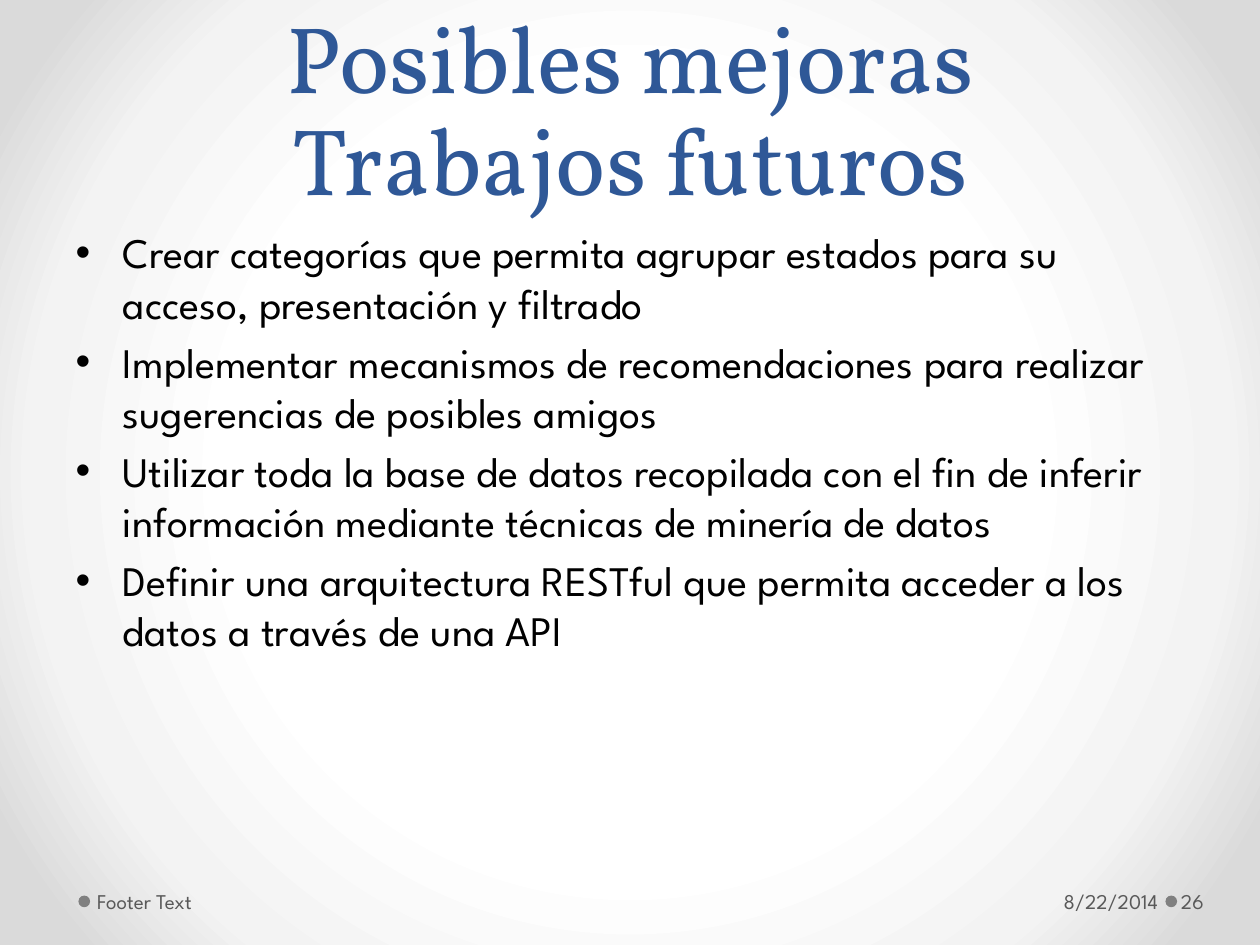
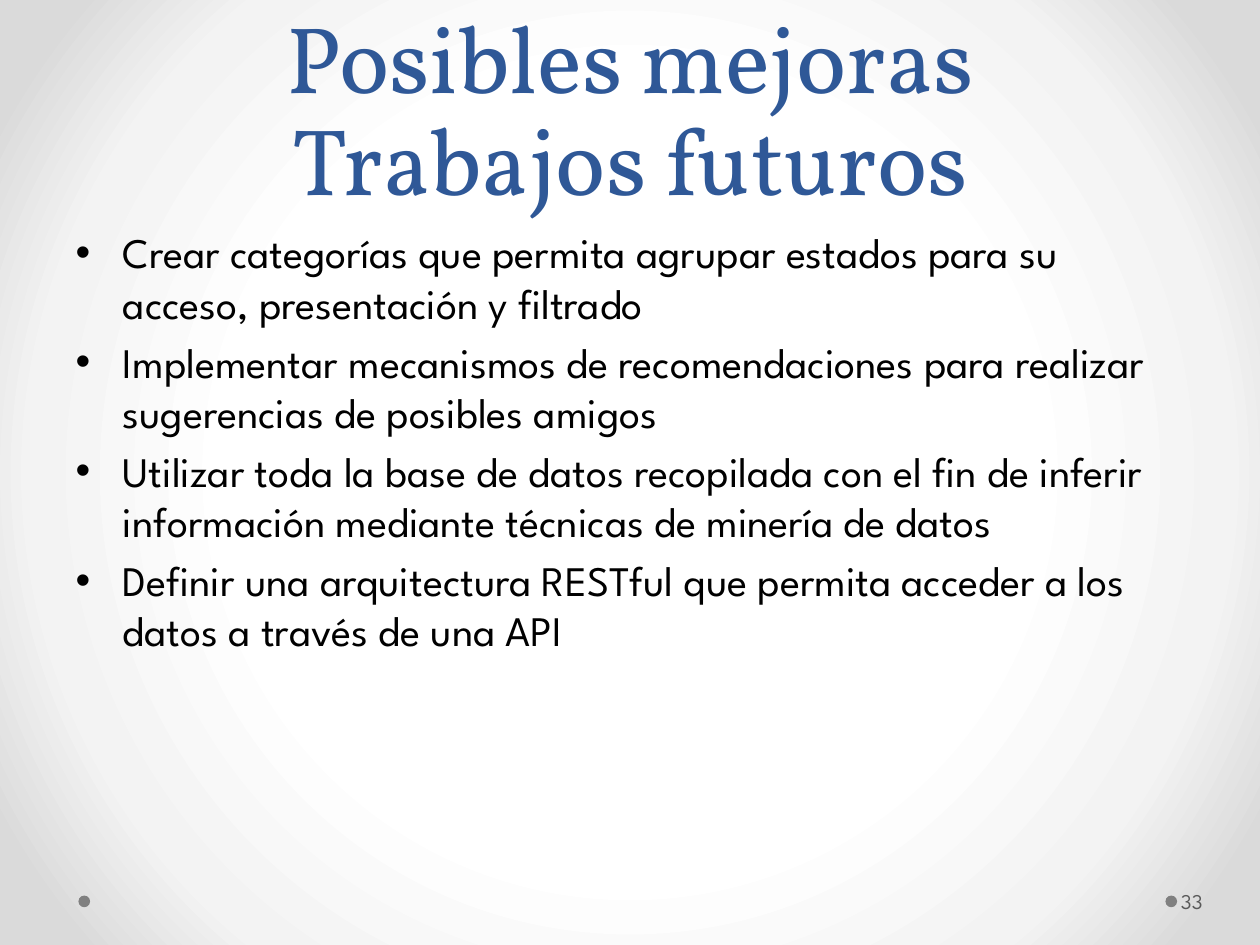
Before and after one commit to ygd182/placeon, a slide deck: slide 33 of Informes/PlaceOn.pptx (slide 26 before the commit). Drawn at 1260x945 pixels with LibreOffice and Linux fonts; fonts in the diff are those of the drawing. Boxes give left, top, right and bottom in pixels: in the first picture for what was removed or moved away, otherwise in the second. Text is boxed around its words. In the diff, an @@ line names an element or a change of style, - is before the commit and + after.

```diff
--- a/Informes/PlaceOn.pptx
+++ b/Informes/PlaceOn.pptx
@@ text removed at (97, 895, 192, 909) @@
-Footer Text
@@ text removed at (1064, 894, 1158, 911) @@
-8/22/2014
@@ page number at (1181, 895, 1203, 909): text changed @@
-26
+33
```
Also in this commit, not shown: 8 other slides changed, 7 slides added.
